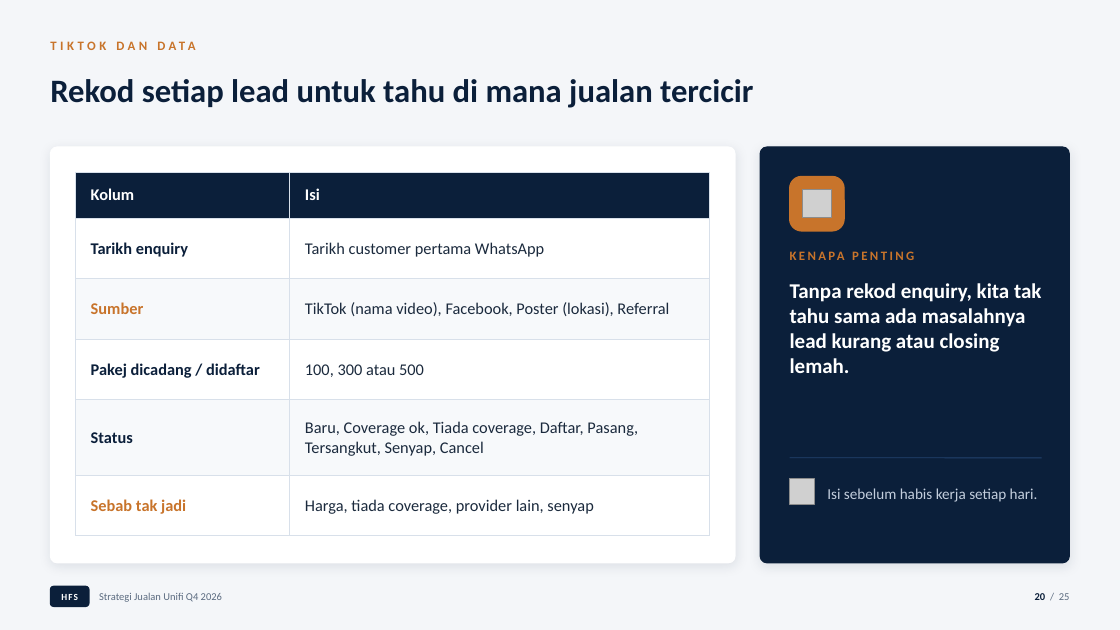
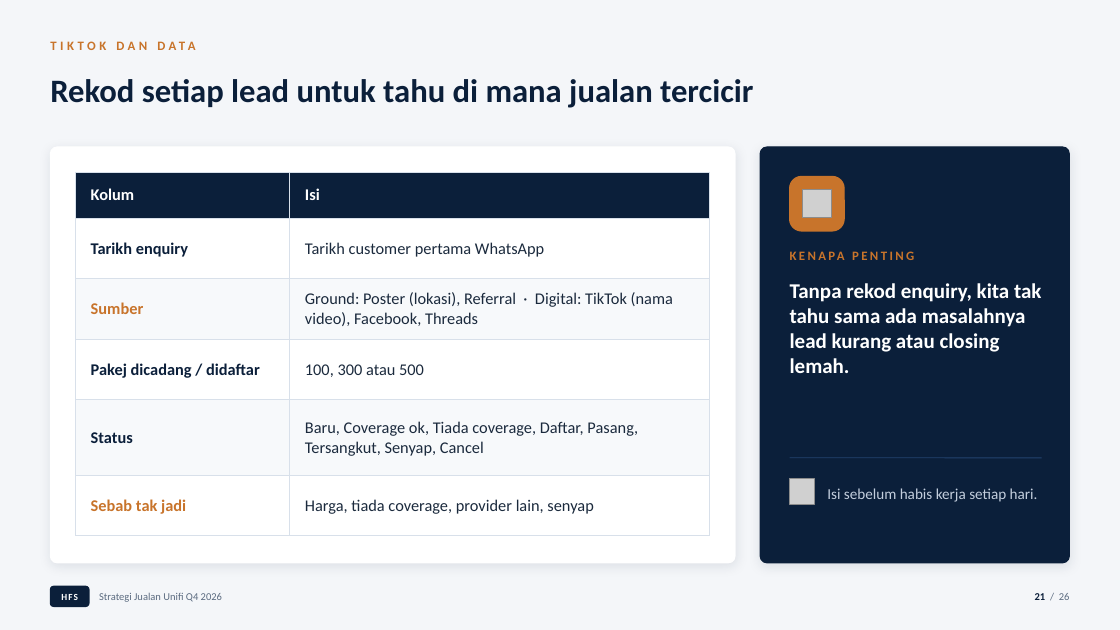
Before and after one commit to nooratikaa/testEditLM1, a slide deck: slide 21 of HFS_Strategi_Jualan_Unifi_Q4_2026_v2.pptx (slide 20 before the commit). Drawn at 1120x630 pixels with LibreOffice and Linux fonts; fonts in the diff are those of the drawing; grey boxes stand for pictures. Boxes give left, top, right and bottom in pixels: in the first picture for what was removed or moved away, otherwise in the second. Text is boxed around its words. In the diff, an @@ line names an element or a change of style, - is before the commit and + after.

```diff
--- a/HFS_Strategi_Jualan_Unifi_Q4_2026_v2.pptx
+++ b/HFS_Strategi_Jualan_Unifi_Q4_2026_v2.pptx
@@ table at [76,172,710,518] @@
-row 3, column 2: TikTok (nama video), Facebook, Poster (lokasi), Referral
+row 3, column 2: Ground: Poster (lokasi), Referral · Digital: TikTok (nama video), Facebook, Threads
@@ text at [1035,593,1070,600]: text changed @@
-20 / 25
+21 / 26
```
Also in this commit, not shown: 23 other slides changed, 1 slide added.
